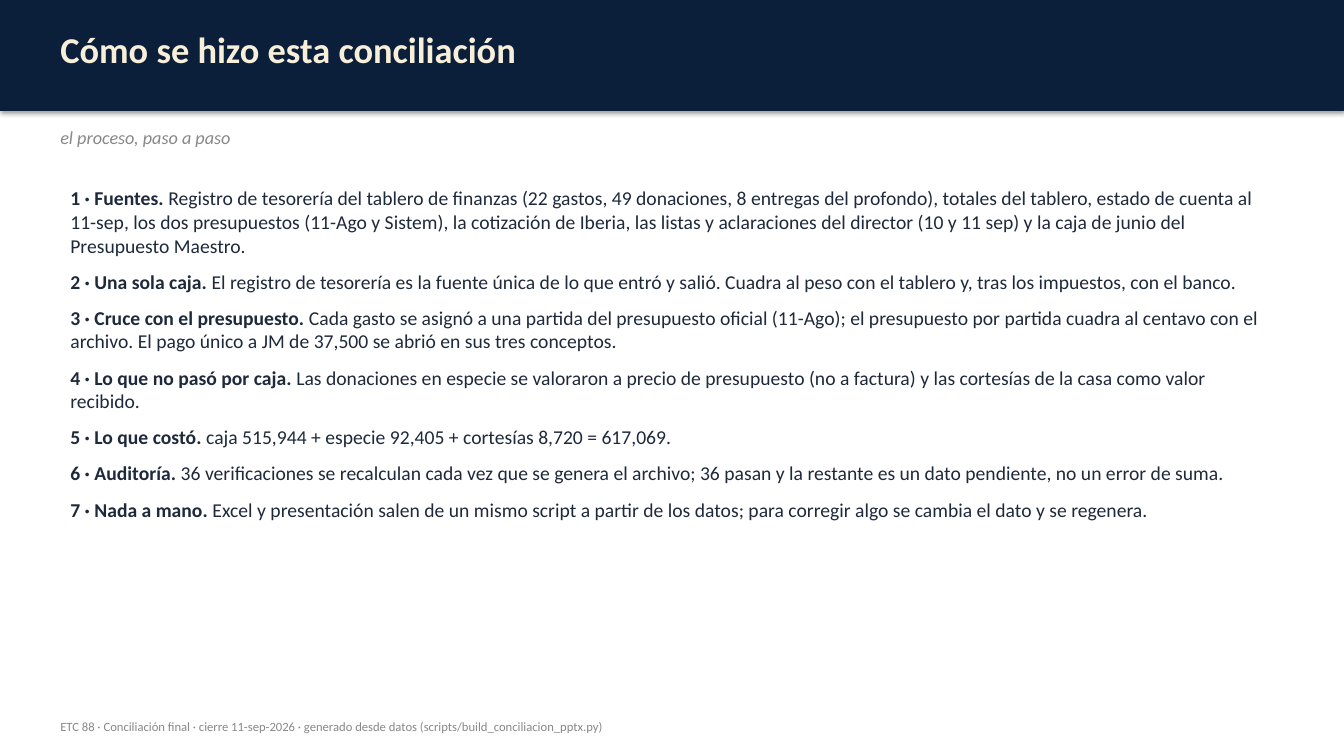
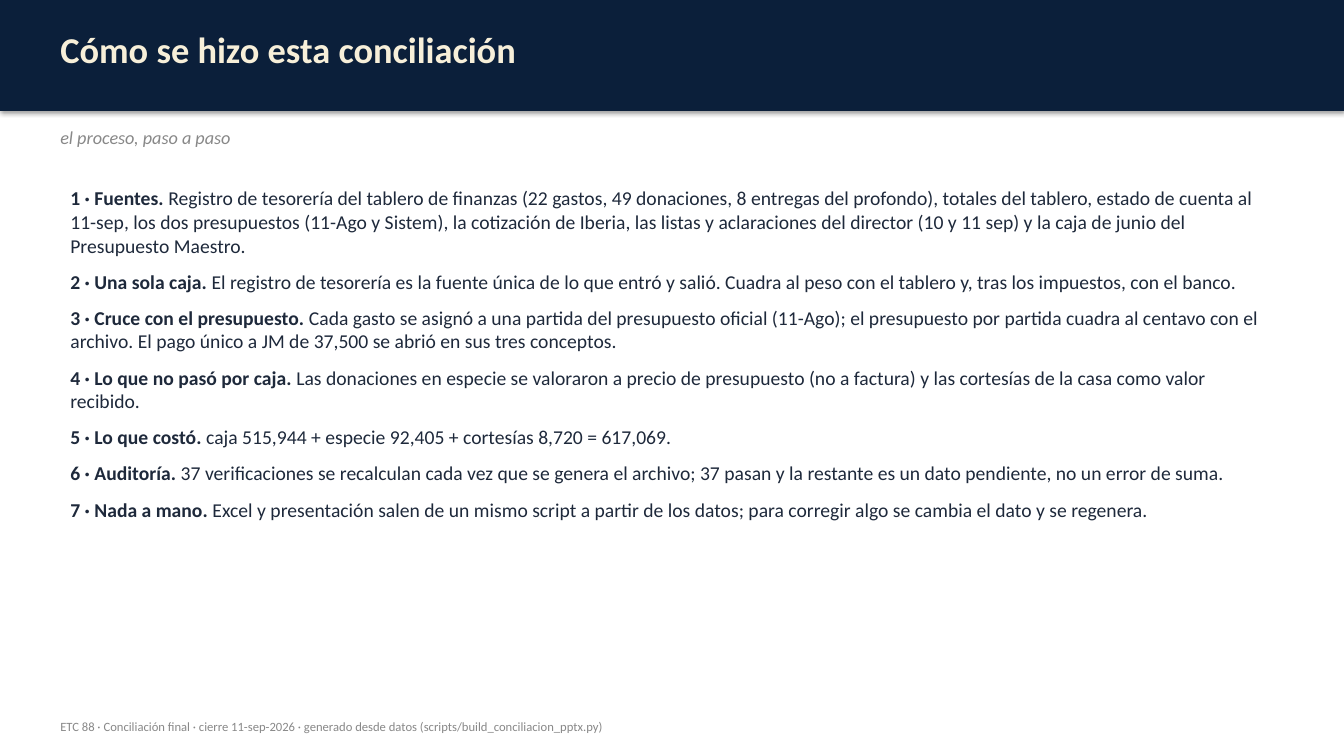
Before and after one commit to jmdelacruzmendez/ETC88, a slide deck: slide 3 of data/presupuesto/Conciliacion_ETC88_Presentacion.pptx. Drawn at 1344x756 pixels with LibreOffice and Linux fonts; fonts in the diff are those of the drawing. Boxes give left, top, right and bottom in pixels: in the first picture for what was removed or moved away, otherwise in the second. Text is boxed around its words. In the diff, an @@ line names an element or a change of style, - is before the commit and + after.

```diff
--- a/data/presupuesto/Conciliacion_ETC88_Presentacion.pptx
+++ b/data/presupuesto/Conciliacion_ETC88_Presentacion.pptx
@@ text at [70, 466, 1223, 484]: text changed @@
-6 · Auditoría. 36 verificaciones se recalculan cada vez que se genera el archivo; 36 pasan y la restante es un dato pendiente, no un error de suma.
+6 · Auditoría. 37 verificaciones se recalculan cada vez que se genera el archivo; 37 pasan y la restante es un dato pendiente, no un error de suma.
```
Also in this commit, not shown: 3 other slides changed, 9 other files.
